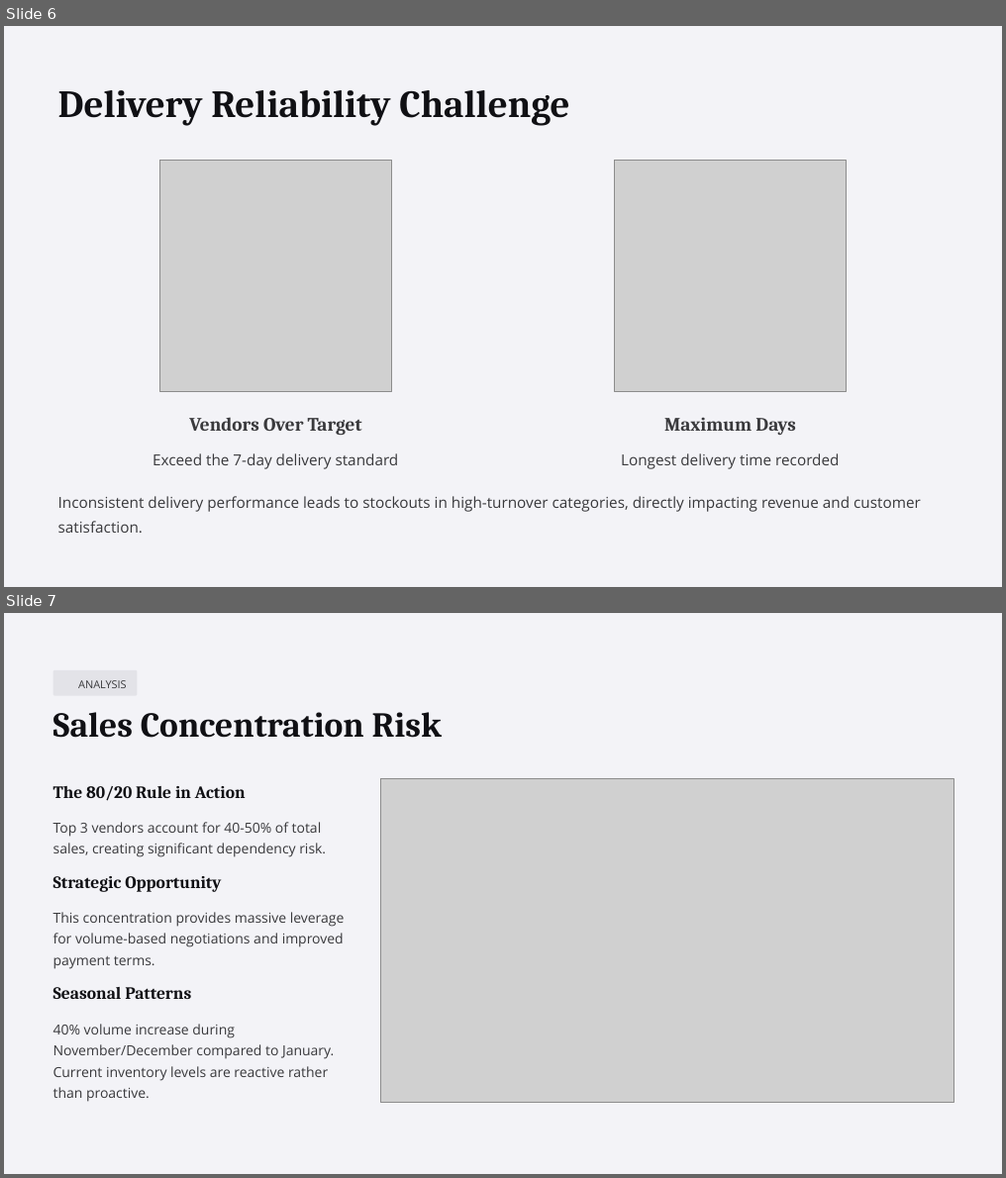
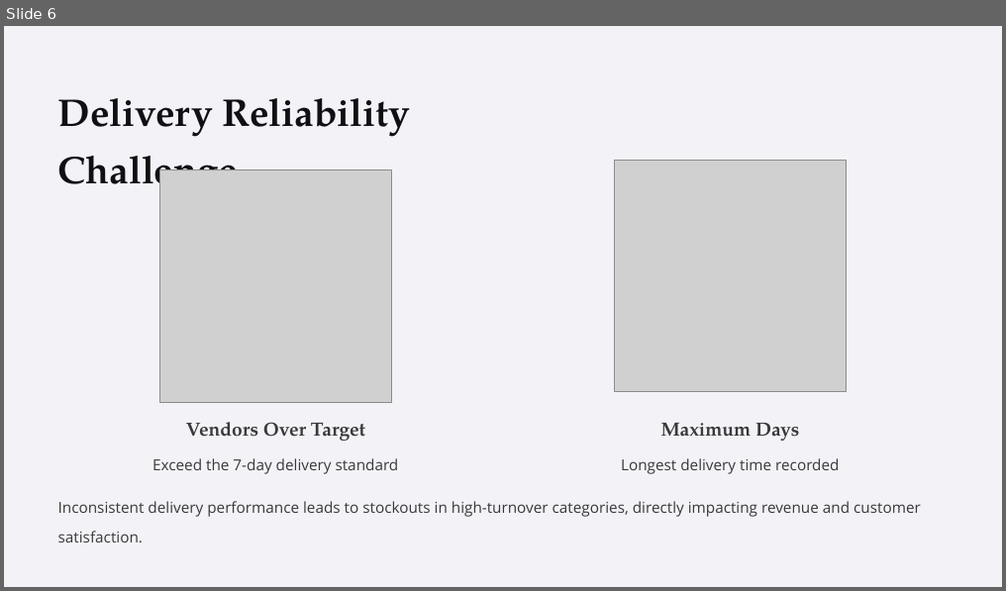
Before and after one commit to Saurabh1222/Liquor-Store-Chain-Vendor-Performance-Analysis, a slide deck: Vendor-Performance-Analysis.pptx. Shown one above the other, each under a label of ours: slides 6 and 7 before the commit, slide 6 after it. The pictures are 1006x1178 and 1006x591 pixels, drawn with LibreOffice and Linux fonts; fonts in the diff are those of the drawing; grey boxes stand for pictures; background and template pictures are left out. Boxes give left, top, right and bottom in pixels: in the first picture for what was removed or moved away, otherwise in the second. Text is boxed around its words. In the diff, an @@ line names an element or a change of style, - is before the commit and + after.

```diff
--- a/Vendor-Performance-Analysis.pptx
+++ b/Vendor-Performance-Analysis.pptx
@@ slide 7 removed at bbox=[4, 613, 1002, 1174], background #FFFFFF; not listed: 1 template element that a slide beside it also shows @@
@@ rounded rectangle removed at bbox=[54, 670, 138, 696] @@
@@ text removed at bbox=[78, 680, 127, 688] @@
-ANALYSIS
@@ text removed at bbox=[54, 712, 442, 738] @@
-Sales Concentration Risk
@@ text removed at bbox=[54, 786, 246, 801] @@
-The 80/20 Rule in Action
@@ picture removed at bbox=[381, 778, 953, 1103] @@
@@ text removed at bbox=[54, 822, 326, 858] @@
-Top 3 vendors account for 40-50% of total sales, creating significant dependency risk.
@@ text removed at bbox=[54, 876, 221, 892] @@
-Strategic Opportunity
@@ text removed at bbox=[54, 912, 345, 969] @@
-This concentration provides massive leverage for volume-based negotiations and improved payment terms.
@@ text removed at bbox=[54, 987, 191, 999] @@
-Seasonal Patterns
@@ text removed at bbox=[54, 1024, 334, 1102] @@
-40% volume increase during November/December compared to January. Current inventory levels are reactive rather than proactive.
@@ slide 6 changed as well @@
@@ text "Delivery Reliability Challenge" at bbox=[58, 98, 411, 197]: font Cambria to TeX Gyre Pagella; line spacing 55.5pt to 1.25 @@
@@ picture: place and size @@
-picture at bbox=[160, 160, 392, 392]
+picture at bbox=[160, 171, 392, 402]
@@ text "Vendors Over Target" at bbox=[186, 422, 365, 441]: font Cambria to TeX Gyre Pagella; line spacing 27.5pt to 1.25 @@
@@ text "Maximum Days" at bbox=[661, 423, 799, 441]: font Cambria to TeX Gyre Pagella; line spacing 27.5pt to 1.25 @@
@@ line spacing 28.5pt to 1.63 in 3 elements at bbox=[152, 459, 399, 474], bbox=[621, 459, 839, 474], bbox=[58, 501, 921, 543] @@
```
Also in this commit, not shown: 7 other slides changed, 1 other slide removed.
